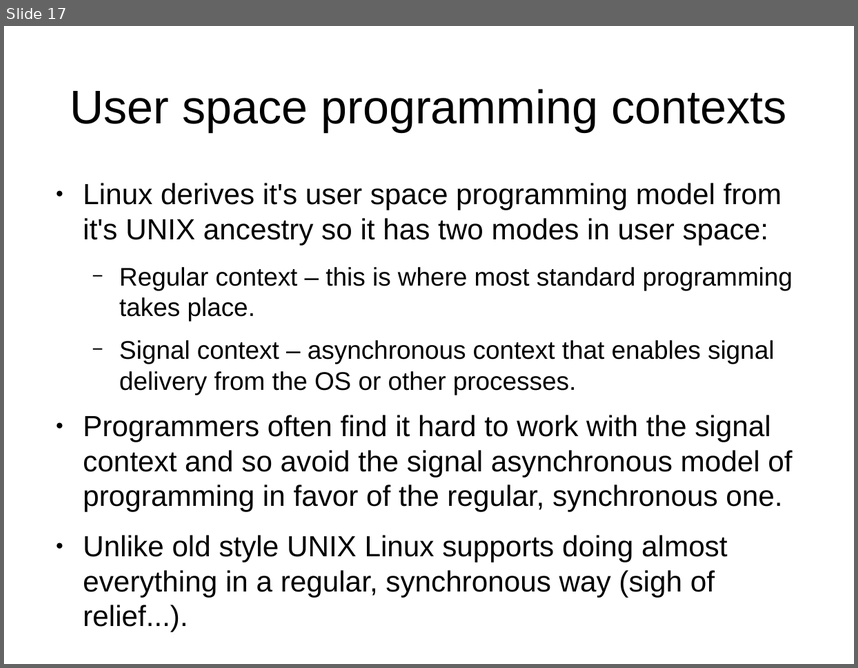
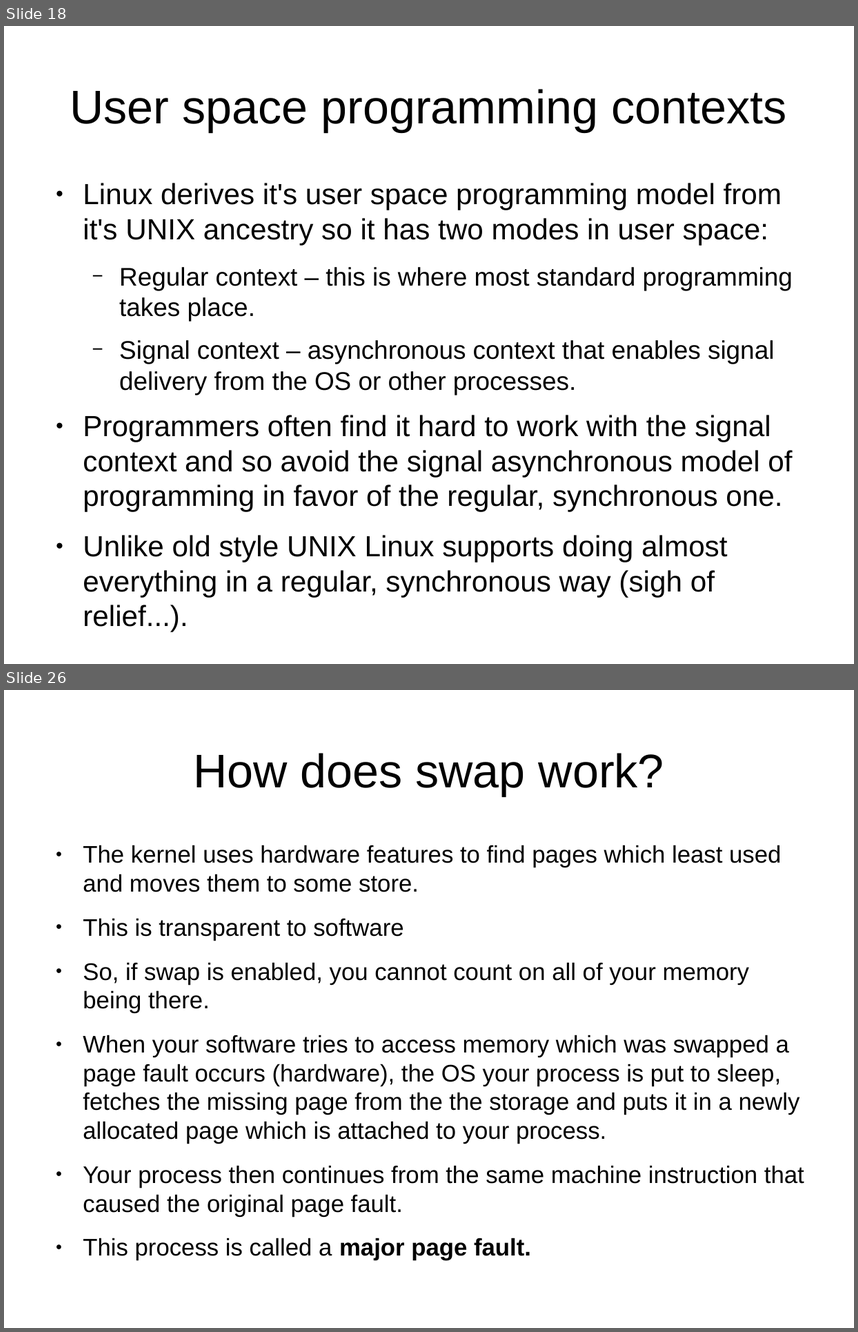
Before and after one commit to veltzer/demos-linux, a slide deck: doc/odp/linux_monitoring_and_debugging.odp. Shown one above the other, each under a label of ours: slide 17 before the commit, slides 18 and 26 after it; the slides between them are not shown. The pictures are 858x668 and 858x1332 pixels, drawn with LibreOffice and Linux fonts; fonts in the diff are those of the drawing. Boxes give left, top, right and bottom in pixels: in the first picture for what was removed or moved away, otherwise in the second. Text is boxed around its words. In the diff, an @@ line names an element or a change of style, - is before the commit and + after.

Commit message:
memory chapter is almost done

```diff
--- a/doc/odp/linux_monitoring_and_debugging.odp
+++ b/doc/odp/linux_monitoring_and_debugging.odp
@@ slide 26 added at (4,690,854,1328), background #FFFFFF @@
@@ title added at (193,753,664,796), 44 pt, text #000000 @@
+How does swap work?
@@ text added at (83,845,804,1216), 22.4 pt, text #000000 @@
+● The kernel uses hardware features to find pages which least used and moves them to some store.
+● This is transparent to software
+● So, if swap is enabled, you cannot count on all of your memory being there.
+● When your software tries to access memory which was swapped a page fault occurs (hardware), the OS your process is put to sleep, fetches the missing page from the the storage and puts it in a newly allocated page which is attached to your process.
+● Your process then continues from the same machine instruction that caused the original page fault.
+● This process is called a major page fault.
@@ what was slide 17 is now slide 18 @@
```
Also in this commit, not shown: 14 other slides added.
